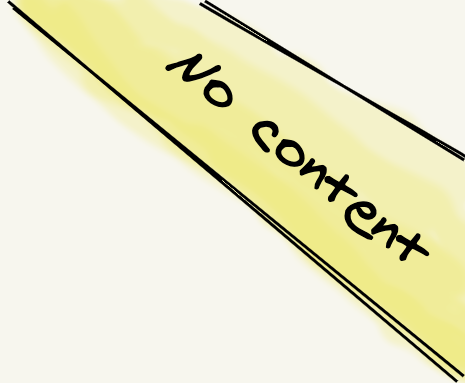
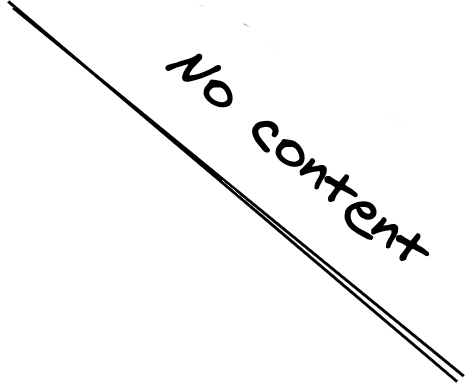
Layered file, before and after one edit (465px x 383px). Changes by layer:
added layer "no_content.png copy" above "no_content.png" over [7, 0, 465, 383]
hid "no_content.png" over [7, 0, 465, 383]
hid "Layer #1" over [5, 0, 465, 383]
hid "Layer" over [0, 0, 465, 383]
